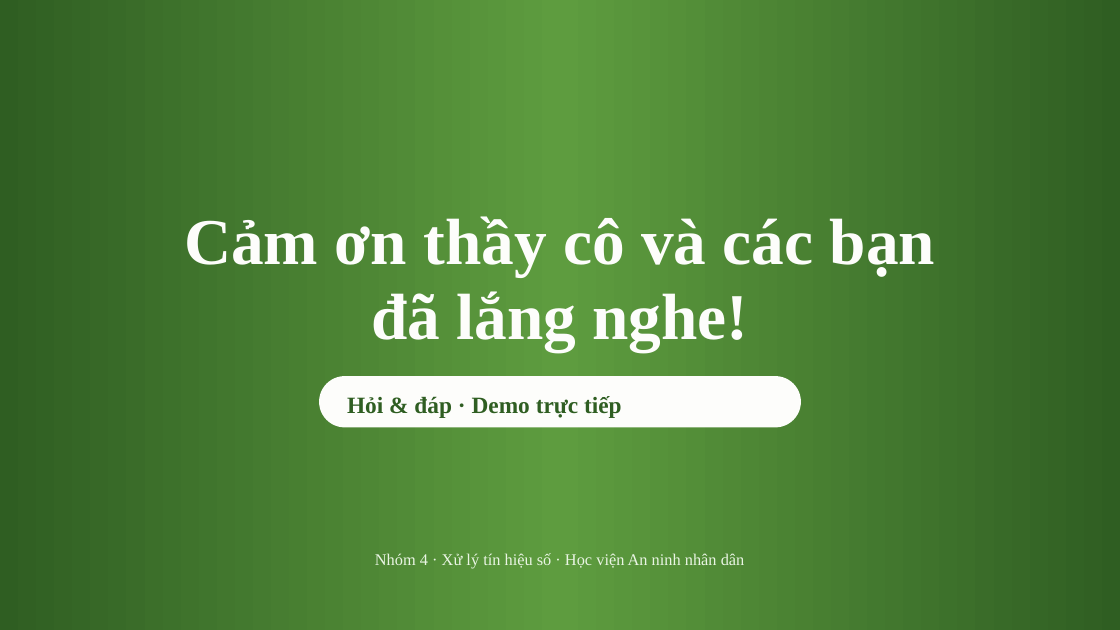
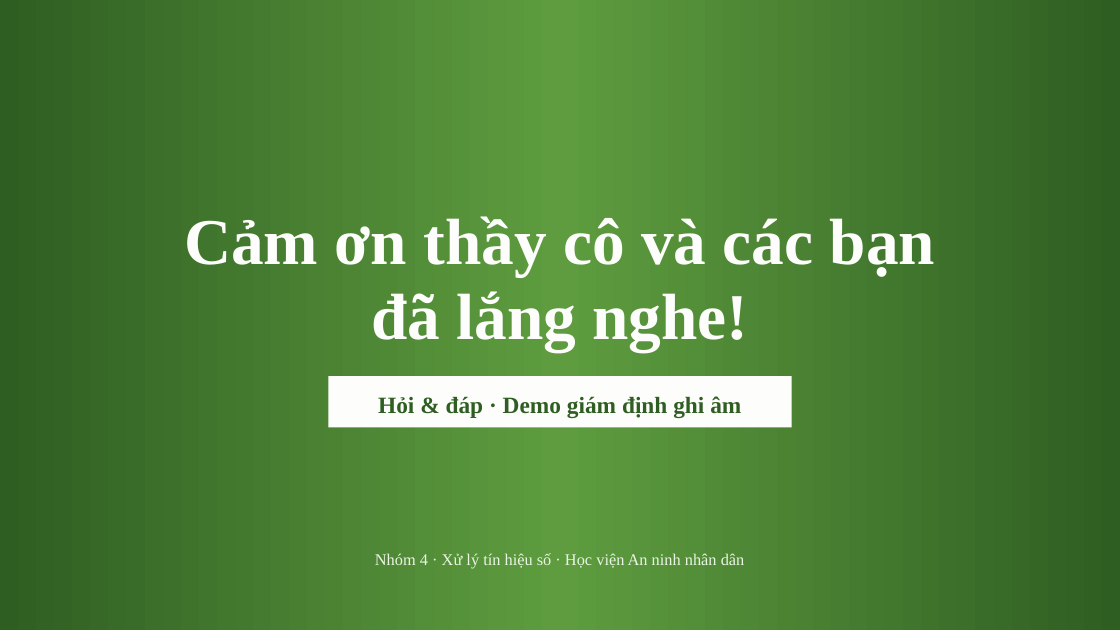
Before and after one commit to AIVIETNAM-AIO-DoHongNhat/DTMF, a slide deck: slide 26 of slides/Hệ thống phát và giải mã tín hiệu DTMF.pptx (slide 17 before the commit). Drawn at 1120x630 pixels with LibreOffice and Linux fonts; fonts in the diff are those of the drawing. Boxes give left, top, right and bottom in pixels: in the first picture for what was removed or moved away, otherwise in the second. Text is boxed around its words. In the diff, an @@ line names an element or a change of style, - is before the commit and + after.

```diff
--- a/slides/Hệ thống phát và giải mã tín hiệu DTMF.pptx
+++ b/slides/Hệ thống phát và giải mã tín hiệu DTMF.pptx
@@ rectangle "Hỏi & đáp · Demo ...": place and size @@
-rectangle "Hỏi & đáp · Demo ..." at <box>319,376,802,428</box>
+rectangle "Hỏi & đáp · Demo ..." at <box>329,376,792,428</box>
@@ rectangle "Hỏi & đáp · Demo ..." at <box>329,376,792,428</box>: rounded rectangle to rectangle @@
@@ text removed at <box>347,396,622,418</box> @@
-Hỏi & đáp · Demo trực tiếp
@@ text in rectangle at <box>378,396,741,418</box>: text added @@
+Hỏi & đáp · Demo giám định ghi âm
```
Also in this commit, not shown: 14 other slides changed, 11 slides added, 2 slides removed, 5 other files.
